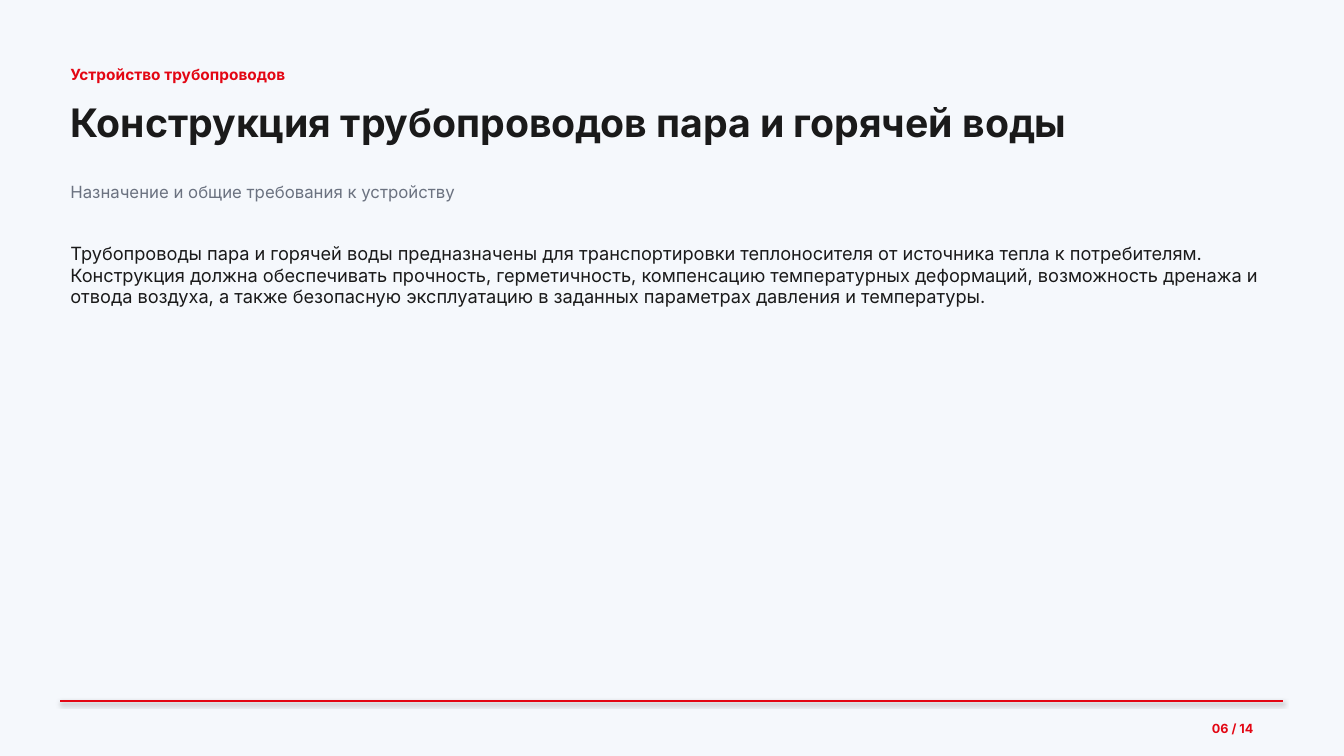
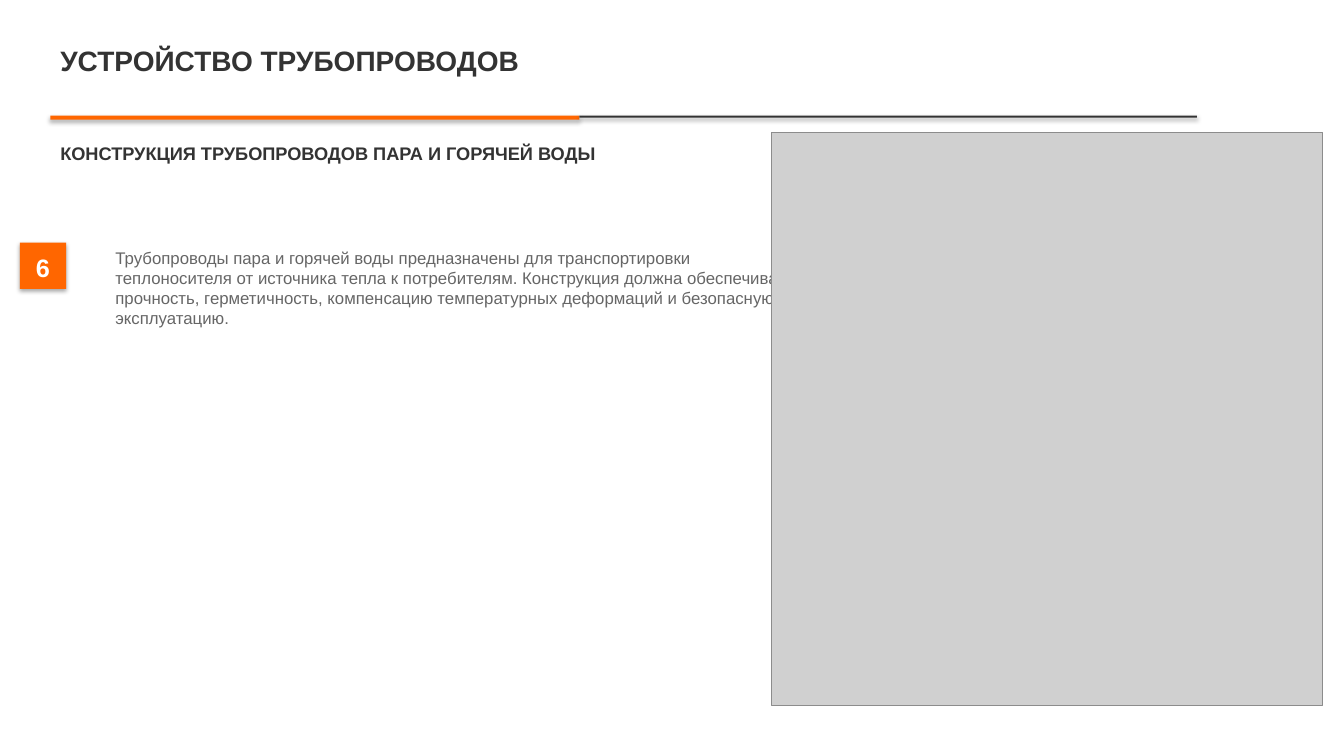
Before and after one commit to lysakalenushka-hash/-, a slide deck: slide 6 of Презентация_Трубопроводы.pptx. Drawn at 1344x756 pixels with LibreOffice and Linux fonts; fonts in the diff are those of the drawing; grey boxes stand for pictures. Boxes give left, top, right and bottom in pixels: in the first picture for what was removed or moved away, otherwise in the second. Text is boxed around its words. In the diff, an @@ line names an element or a change of style, - is before the commit and + after.

```diff
--- a/Презентация_Трубопроводы.pptx
+++ b/Презентация_Трубопроводы.pptx
@@ rectangle at box(0, 0, 1344, 756): fill #F5F8FC to #FFFFFF @@
@@ text at box(60, 49, 519, 76): text changed; size 11 to 20 pt; font Inter to Arial; text colour #E30613 to #333333 @@
-Устройство трубопроводов
+УСТРОЙСТВО ТРУБОПРОВОДОВ
@@ rectangle added at box(50, 116, 580, 120), fill #FF6600 @@
@@ rectangle added at box(580, 116, 1197, 118), fill #333333 @@
@@ text at box(60, 146, 595, 164): text changed; size 28 to 13 pt; font Inter to Arial; text colour #1A1A1A to #333333 @@
-Конструкция трубопроводов пара и горячей воды
+КОНСТРУКЦИЯ ТРУБОПРОВОДОВ ПАРА И ГОРЯЧЕЙ ВОДЫ
@@ picture added at box(772, 132, 1324, 706) @@
@@ text removed at box(70, 185, 455, 202) @@
-Назначение и общие требования к устройству
@@ rectangle added at box(20, 243, 67, 289), fill #FF6600 @@
@@ text added at box(36, 259, 50, 278), 18 pt, text #FFFFFF, bold @@
+6
@@ text at box(115, 251, 794, 328): text changed; size 13 to 12 pt; font Inter to Arial; text colour #1A1A1A to #666666 @@
-Трубопроводы пара и горячей воды предназначены для транспортировки теплоносителя от источника тепла к потребителям. Конструкция должна обеспечивать прочность, герметичность, компенсацию температурных деформаций, возможность дренажа и отвода воздуха, а также безопасную эксплуатацию в заданных параметрах давления и температуры.
+Трубопроводы пара и горячей воды предназначены для транспортировки теплоносителя от источника тепла к потребителям. Конструкция должна обеспечивать прочность, герметичность, компенсацию температурных деформаций и безопасную эксплуатацию.
@@ line removed from (60, 701) to (1284, 701) @@
@@ text removed at box(1212, 723, 1253, 733) @@
-06 / 14
```
Also in this commit, not shown: 10 other slides changed, 3 slides added, 3 slides removed, 11 other files.
